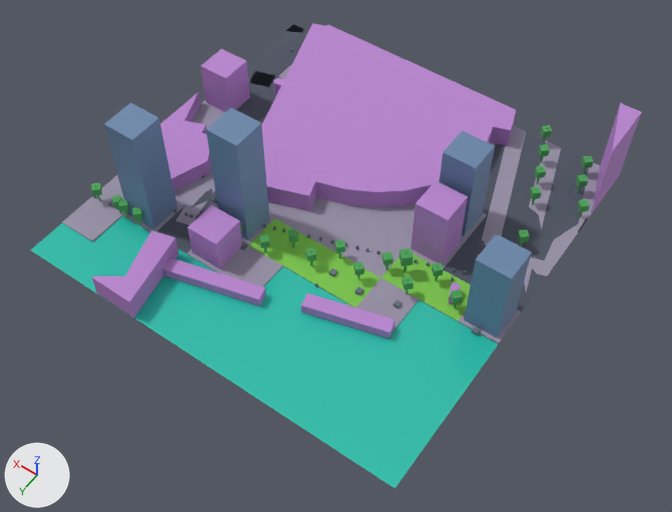
Renders of the glTF model public/maps/melbourne/chunks/3_-14.glb from each side of a commit.
Before and after are seen from a 50 mm lens placed at (312.8, 1766.9, 201.4), pointed at (402.8, 1640.9, 3.3). The lights are fixed; the arrows at lower left show +X, +Y and +Z. The picture after the commit comes second. Where no turn or scale is listed for an object, it has been applied to the vertices. Vertices at exactly the same position are counted once.

Names of what the first picture shows: 'compiled-chunk'.
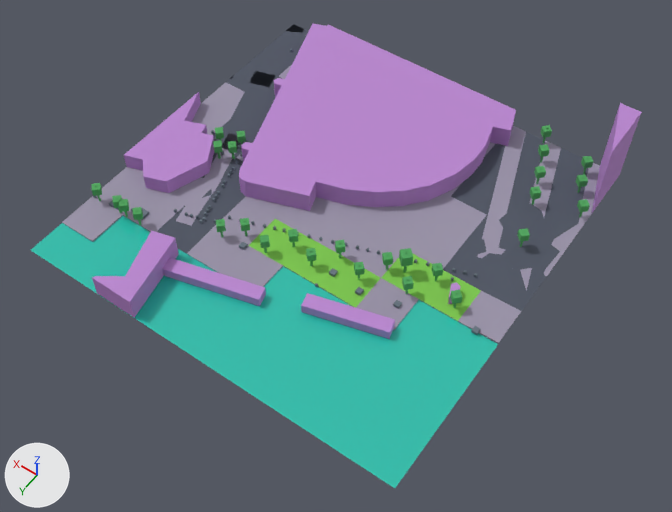
Where the newer file only moved an object's origin or applied its transform, the numbers keep the older frame.

The change, as JSON lines over the scene's bpy script:
```json
{"block": "me_mesh_0", "where": "# used by ob_compiled_chunk; location = (414.0, 1625.8, 18.0)"}
{"block": "me_mesh_0", "where": "# verts and faces of me_mesh_0; kept vertices keep their numbers, new ones are numbered from 1375"}
{"block": "me_mesh_0", "where": "# before: 22 (-60.0, 0.2, -17.5) at pixel (521, 311), 24 (-48.0, -11.8, -17.5), 26 (-36.0, -11.8, -17.5) at pixel (465, 241), 29 (-48.0, -23.8, -17.5), 113 (-60.0, 12.2, -17.4) at pixel (498, 343)"}
{"block": "me_mesh_0", "where": "# before: 121 (-41.5, -8.7, -17.5) at pixel (477, 257), 124 (-56.9, -18.4, -17.6) at pixel (544, 260), 126 (-55.6, -26.5, -17.6) at pixel (553, 239), 129 (-53.4, -12.1, -17.5), 130 (-44.7, -14.8, -17.5)"}
{"block": "me_mesh_0", "where": "# before: 131 (-52.0, -16.8, -17.5), 132 (-55.1, -15.2, -17.6) at pixel (532, 265), 133 (-53.7, -3.3, -17.6), 134 (-58.4, -4.9, -17.5) at pixel (525, 296), 136 (-50.3, -13.7, -17.5)"}
{"block": "me_mesh_0", "where": "# before: 56 (57.9, -26.6, -17.7), 57 (60.0, -32.2, -17.7), 58 (60.0, -25.8, -17.7), 64 (59.4, -26.0, -17.7), 65 (60.0, -27.9, -17.7)"}
{"block": "me_mesh_0", "where": "# before: 66 (60.0, -25.8, -17.7)"}
{"op": "remove", "block": "me_mesh_0", "code": "me_mesh_0.from_pydata(...)  # 1375 vertices, 2042 faces; spans x -60.0..60.0, y -60.2..60.2, z -19.6..19.6"}
{"op": "add", "block": "me_mesh_0", "code": "me_mesh_0.from_pydata(...)  # 1319 vertices, 1958 faces; spans x -60.0..60.0, y -60.2..60.2, z -19.6..7.3"}
{"block": "me_mesh_0", "change": "me_mesh_0 part 1: the loose piece of 8 vertices spanning x -51.1..-47.7, y -20.4..-17.1, z -13.9..-11.5 is moved by (0.0, 0.0, 0.4)"}
{"block": "me_mesh_0", "change": "me_mesh_0 part 2: 8 loose pieces with 64 vertices, spanning x -58.9..58.9, y -35.0..35.2, z -17.7..19.6, are deleted"}
{"block": "me_mesh_0", "change": "me_mesh_0 part 3"}
{"op": "add", "block": "me_mesh_0", "code": "for i in [22, 130, 131]: verts[i] += (0.0, 0.0, 0.3)"}
{"op": "add", "block": "me_mesh_0", "code": "for i in [24, 113, 126, 132, 133, 136]: verts[i] += (0.0, 0.0, 0.2)"}
{"op": "add", "block": "me_mesh_0", "code": "for i in [26, 121, 124, 129, 134]: verts[i] += (0.0, 0.0, 0.1)"}
{"op": "add", "block": "me_mesh_0", "code": "verts[29] = (-48.0, -23.8, -16.8)  # moved"}
{"block": "me_mesh_0", "change": "me_mesh_0 part 4"}
{"op": "add", "block": "me_mesh_0", "code": "delete_faces([(56, 57, 58), (64, 65, 66)])"}
{"op": "add", "block": "me_mesh_0", "code": "faces += [(58, 64, 65), (56, 57, 66)]  # mat_asphalt (greyish blue #4f5563)"}
{"block": "me_mesh_0", "change": "other edits to the shape of me_mesh_0 do not show in these pictures"}
{"op": "remove", "block": "me_mesh_0", "code": "me_mesh_0.materials.append(mat_skyscraper)  # blue #718caf"}
```

Pixel boxes (x1, y1, x2, y2) of what changed, in the pictures (672 x 512 px; the box of a moved part takes in the faces that stretch with it):
```json
{"part": 1, "of": "me_mesh_0", "change": "moved or reshaped", "before": [517, 229, 529, 243], "after": [517, 228, 530, 242]}
{"part": 2, "of": "me_mesh_0", "change": "deleted", "before": [104, 49, 535, 338]}
{"part": 3, "of": "me_mesh_0", "change": "moved or reshaped", "before": [442, 144, 586, 343], "after": [429, 144, 585, 343]}
{"part": 4, "of": "me_mesh_0", "change": "moved or reshaped", "after": [230, 69, 242, 80], "on screen": "not visible before"}
```
